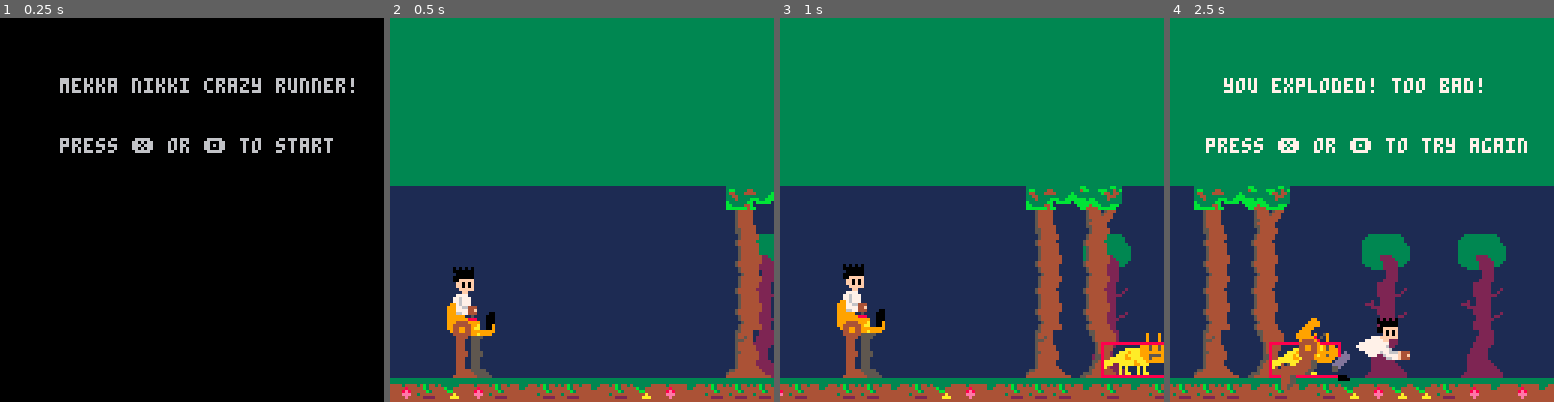
Above: before the commit, frames 1-4 (left to right).
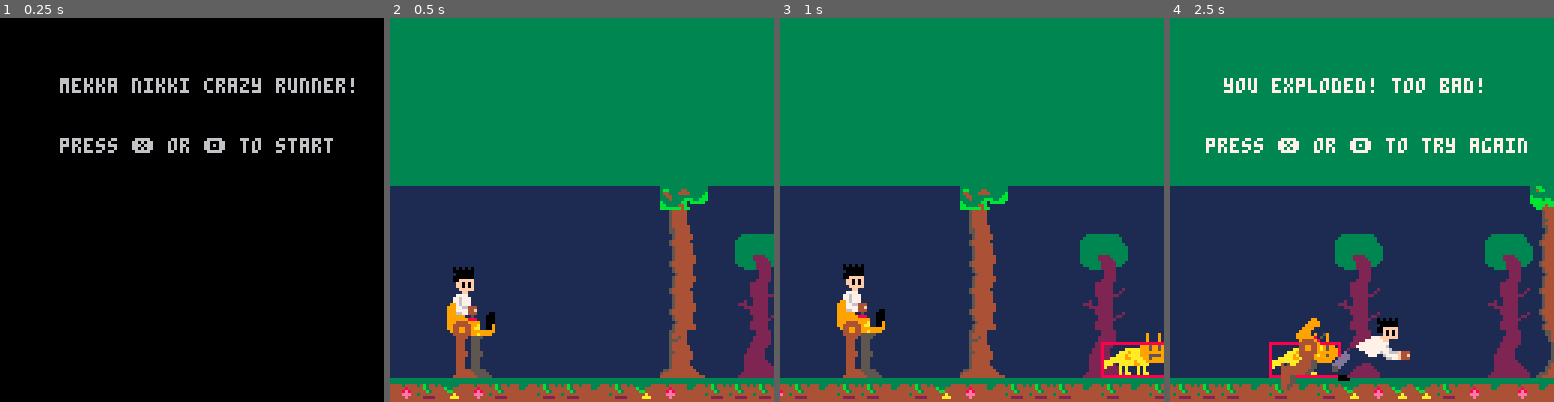
Above: after the commit, the same moments.

Repository: HingeAntoine/MekkaRunner
Game: PICO-8 cartridge mekkarunner.p8
The game is run twice, just before and just after one commit, with the same random seed, the same clock (stepped at 60 frames per second) and the same inputs.
Inputs:
- Up to frame 1 (0.25 s): no input
- Up to frame 2 (0.5 s): tap X (X key) at 0.33 s
- Up to frame 3 (1 s): tap O (Z key) at 0.7 s
- Up to frame 4 (2.5 s): tap X (X key) at 1.07, 1.85 s; tap O (Z key) at 1.7, 2.1 s; hold Up 2.15-2.42 s

Frame 1 is identical in both runs. In frame 2, 6.8% of the frame differs, in the area x 70-100%, y 43-94%; in frame 3, 10%; in frame 4, 16%, in the area x 6-100%, y 43-94%.

Commit message:
Background parallax amelioré

Diff:
--- a/mekkarunner.p8
+++ b/mekkarunner.p8
@@ -131,11 +131,101 @@
   end)
 end
 
+--****** layerpart mgmt ******
+layerpart={}
+layerpart.__index=layerpart
+
+function layerpart.create(sprite,y,size)
+ local obj={}
+ setmetatable(obj,layerpart)
+ obj.sprite=sprite
+ obj.y=y
+ obj.size=size
+ return obj
+end
+
+function layerpart:drawpart(x)
+ spr(self.sprite,
+  x,self.y,
+  self.size[1],self.size[2])
+end
+
+--********* layer mgmt ********
+layer={}
+layer.__index=layer
+
+function layer.create(x,layerparts)
+ local obj={}
+ setmetatable(obj,layer)
+ obj.parts=layerparts
+ obj.x=x
+ return obj
+end
+
+function layer:draw()
+ foreach(self.parts,
+  function(obj)
+   obj:drawpart(self.x)
+  end)
+end
+
+function layer:update(x)
+ self.x-=x
+end
+
+
 --*******************
 function init_bckgrnd()
  while #bckgrnd<bck_len do
   add_cell_bckgrnd()
  end
+
+ local size={2,2}
+
+ --second layer
+ local top1=layerpart.create(198,72,size)
+ local bot1=layerpart.create(230,104,size)
+ local mid1=layerpart.create(234,88,size)
+
+ --first layer
+ bot2=layerpart.create(192,56,size)
+ local bot3=layerpart.create(194,56,size)
+ local bot4=layerpart.create(196,56,size)
+
+ top2=layerpart.create(224,104,size)
+ local top3=layerpart.create(226,104,size)
+ local top4=layerpart.create(228,104,size)
+
+ mid2=layerpart.create(202,72,size)
+ mid3=layerpart.create(202,88,size)
+
+ layer1={}
+ layer1.top={top2,top3,top4}
+ layer1.bot={bot2,bot3,bot4}
+ layer1.midd={mid2,mid3}
+
+ layer2={}
+ layer2.top={top1}
+ layer2.midd={mid1}
+ layer2.bot={bot1}
+
+ layers={}
+ local lay1=layer.create(100,
+  {top2,bot2,mid2,mid3})
+ local lay2=layer.create(250,
+  {layer1.top[2],layer1.bot[2],
+   layer1.midd[1],layer1.midd[2]})
+ local lay3=layer.create(350,
+  {layer1.top[3],layer1.bot[3],
+   layer1.midd[1],layer1.midd[2]})
+ layers.first={lay1,lay2,lay3}
+
+ local lay4=layer.create(120,
+  {top1,mid1,bot1})
+ local lay5=layer.create(170,
+  {top1,mid1,bot1})
+ layers.second={lay4,lay5}
+
 end
 
 function init_obst()
@@ -337,22 +427,19 @@
  local xstart=flr(frame_count*vxmac)%8*(-1)
  map(3,1, xstart,104, 17,3)
 
- --drawing 2nd layer
- spr(198,x2layer,72,2,2)
- spr(230,x2layer,104,2,2)
- spr(234,x2layer,88,2,2)
-
- spr(198,x2layer+32,72,2,2)
- spr(230,x2layer+32,104,2,2)
- spr(234,x2layer+32,88,2,2)
-
- --drawing 1rst layer
- spr(192,x1layer,56,4,2)
- spr(224,x1layer,104,4,2)
- spr(202,x1layer,72,2,2)
- spr(202,x1layer,88,2,2)
- spr(202,x1layer+16,72,2,2)
- spr(202,x1layer+16,88,2,2)
+ --drawing background
+ foreach(layers.second,
+  function(obj)
+   obj:update(1)
+   obj:draw()
+  end)
+
+ foreach(layers.first,
+  function(obj)
+   obj:update(2)
+   obj:draw()
+  end)
+
 end
 
 function update_background()
